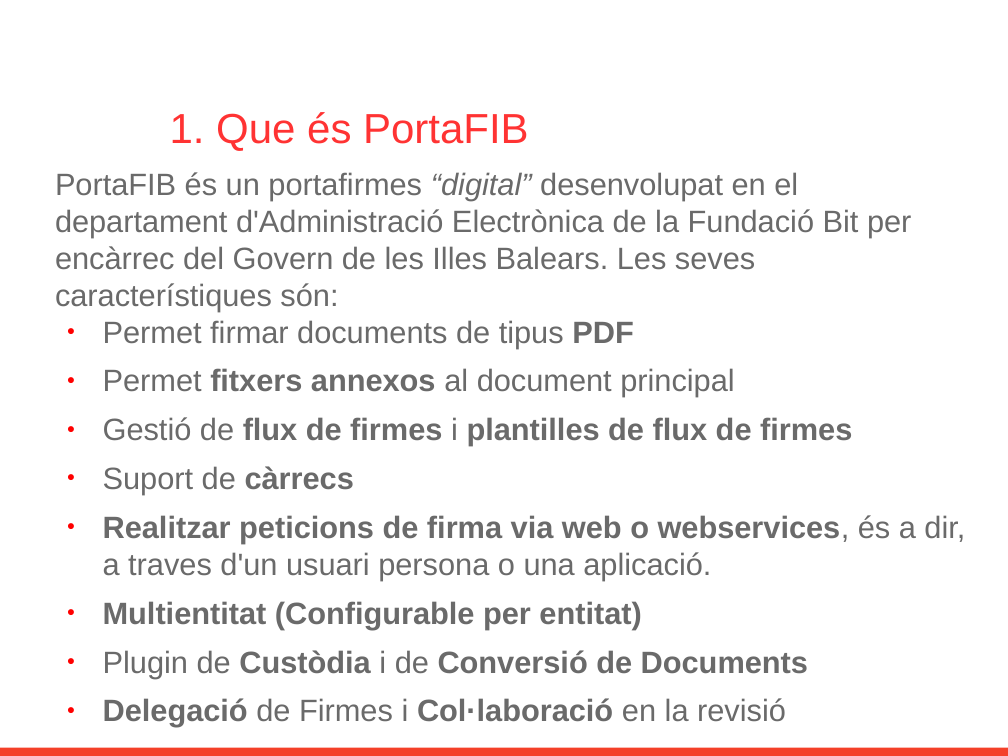
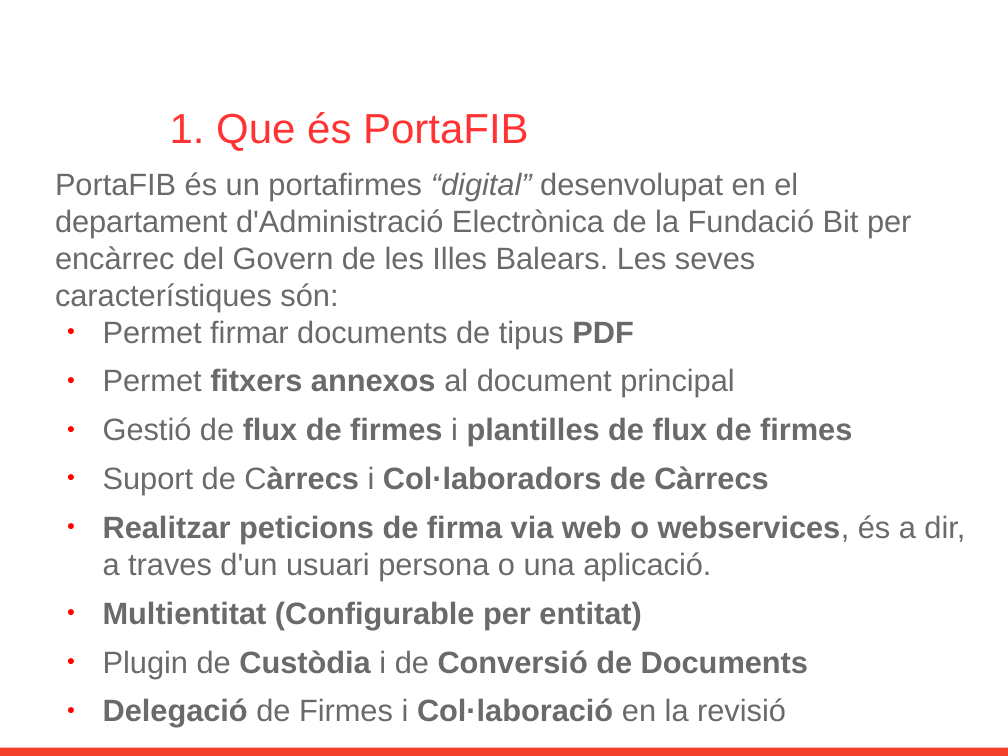
Before and after one commit to GovernIB/portafib, a slide deck: slide 2 of doc/Introduccio_Basica_PortaFIB.odp. Drawn at 1008x756 pixels with LibreOffice and Linux fonts; fonts in the diff are those of the drawing; background and template pictures are left out. Boxes give left, top, right and bottom in pixels: in the first picture for what was removed or moved away, otherwise in the second. Text is boxed around its words. In the diff, an @@ line names an element or a change of style, - is before the commit and + after.

Commit message:
Col·laboradors de Càrrecs

```diff
--- a/doc/Introduccio_Basica_PortaFIB.odp
+++ b/doc/Introduccio_Basica_PortaFIB.odp
@@ text at (103,466,768,495): text changed; bold on @@
-● Suport de càrrecs
+● Suport de Càrrecs i Col·laboradors de Càrrecs
```
Also in this commit, not shown: 1 other slide changed, 1 other file.
